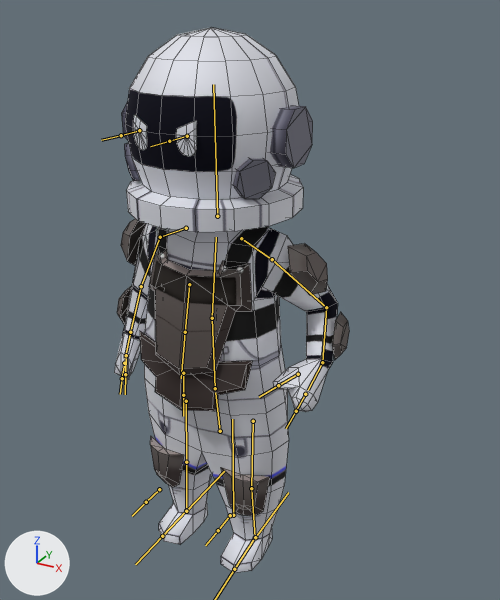
The FBX model Assets/02.Assets/Models/NPC/Guard/NPC_guard_anim.fbx, before and after one commit.
Both versions are drawn from a camera (50 mm lens) standing at (0.54, -0.917, 0.921) and looking at (0.038, -0.004, 0.464). Every picture has the same lights, and +X, +Y and +Z are marked at lower left. Both versions are drawn at frame 47 of the action 'Guard.attack'; the numbers are the values there. The bones that bend it are drawn over the model as lines. Mesh edges are drawn as thin lines.

The first picture shows 'NPC_base016'.
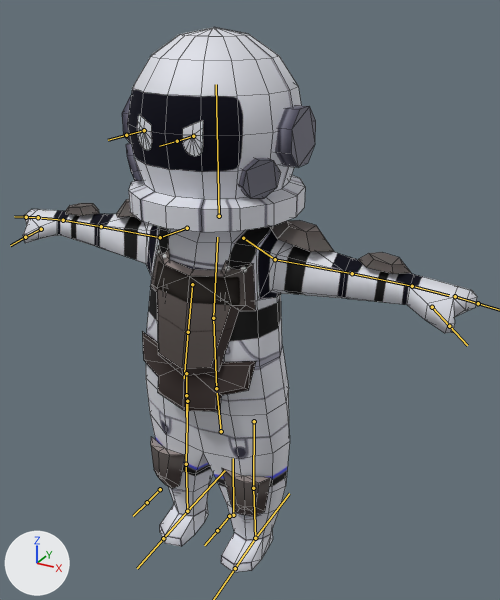
The edits, one by one:
Bone 'hip' (bone_hip) moves from (-0.003, 0.0, -0.001) to (0.0, 0.0, 0.0).
Bone 'hip' (bone_hip) turns from (0, 1, 0) to (0, 0, 0) degrees about its own x, y and z.
Bone 'rib' (bone_rib) turns from (0, -3, 0) to (0, 0, 0) degrees about its own x, y and z.
Bone 'arm.upper.L' (bone_arm_upper_l) turns from (-57, 33, 0) to (0, 0, 0) degrees about its own x, y and z.
Bone 'arm.lower.L' (bone_arm_lower_l) turns from (-1, -30, -66) to (0, 0, 0) degrees about its own x, y and z.
Bone 'hand.L' (bone_hand_l) turns from (-15, 30, -30) to (0, 0, 0) degrees about its own x, y and z.
Bone 'arm.upper.R' (bone_arm_upper_r) turns from (-61, -10, 4) to (0, 0, 0) degrees about its own x, y and z.
Bone 'arm.lower.R' (bone_arm_lower_r) turns from (-17, 12, 21) to (0, 0, 0) degrees about its own x, y and z.
Bone 'leg.L.001' (bone_leg_l_001) turns from (-2, -1, 0) to (0, -1, 0) degrees about its own x, y and z.
Bone 'leg.R.001' (bone_leg_r_001) turns from (2, 2, 0) to (0, 1, 0) degrees about its own x, y and z.
Bone 'leg.R.002' (bone_leg_r_002) turns from (-4, 0, 0) to (0, 0, 0) degrees about its own x, y and z.

Where the change shows, as pixel boxes [x1, y1, x2, y2] in the pictures (500 x 600 px):
'NPC_base016', posed (93% wider): before [114, 27, 349, 573]; after [23, 27, 477, 572]
bone 'hip', root to tip: before (220, 431) to (215, 392); after (221, 431) to (217, 393)
bone 'rib', root to tip: before (212, 318) to (216, 237); after (213, 318) to (217, 237)
bone 'arm.upper.L', root to tip: before (272, 259) to (326, 307); after (275, 259) to (352, 273)
bone 'arm.lower.L', root to tip: before (326, 307) to (322, 362); after (352, 273) to (412, 286)
bone 'hand.L', root to tip: before (322, 362) to (308, 390); after (412, 286) to (449, 295)
bone 'arm.upper.R', root to tip: before (160, 237) to (141, 286); after (160, 237) to (101, 226)
bone 'arm.lower.R', root to tip: before (141, 286) to (130, 332); after (101, 226) to (63, 220)
bone 'leg.L.001', root to tip: before (253, 421) to (251, 488); after (254, 421) to (253, 488)
bone 'leg.R.001', root to tip: before (186, 401) to (186, 462); after (187, 401) to (186, 464)
bone 'leg.R.002', root to tip: before (186, 462) to (186, 510); after (186, 464) to (187, 511)
